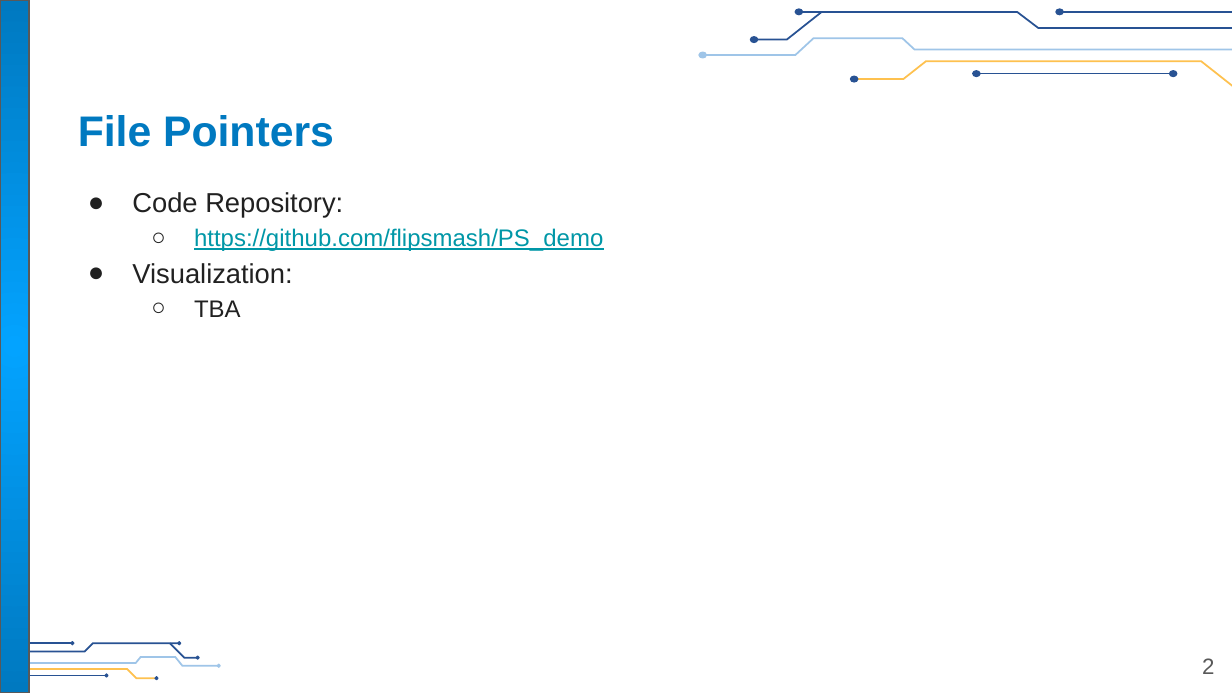
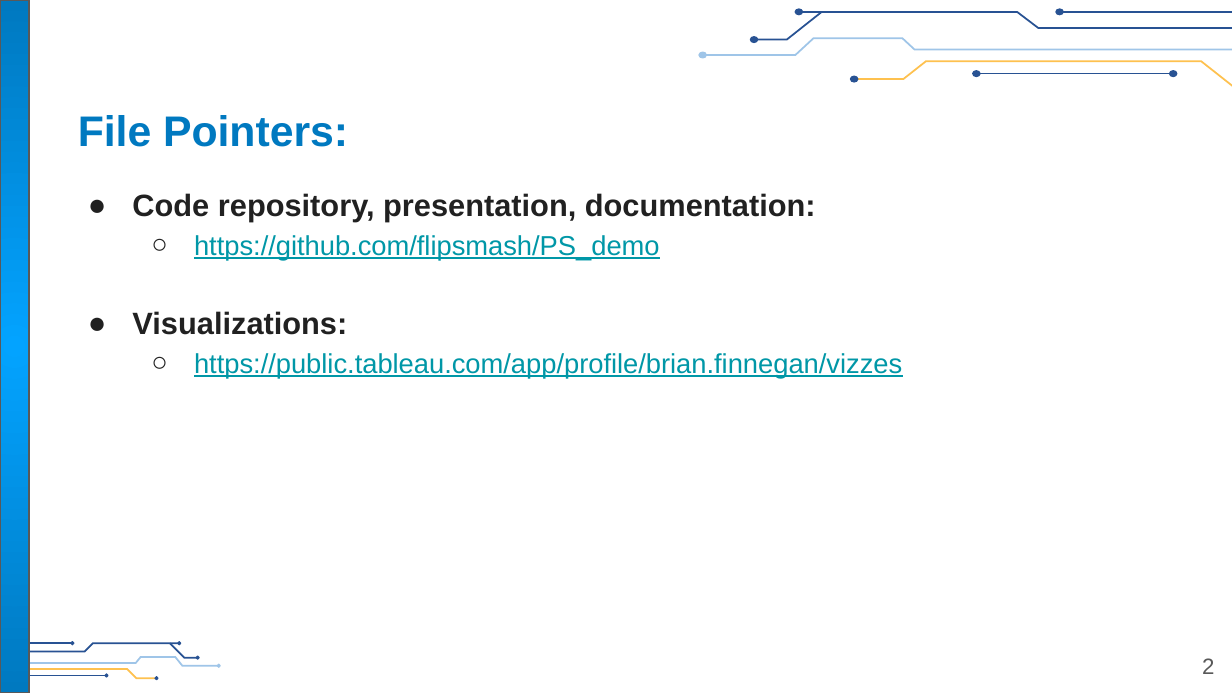
Before and after one commit to flipsmash/PS_demo, a slide deck: slide 2 of Presentation/Finnegan_Sr_Mgr_Learner_Eval&Analytics_Thought_Exercise.pptx. Drawn at 1232x693 pixels with LibreOffice and Linux fonts; fonts in the diff are those of the drawing; background and template pictures are left out. Boxes give left, top, right and bottom in pixels: in the first picture for what was removed or moved away, otherwise in the second. Text is boxed around its words. In the diff, an @@ line names an element or a change of style, - is before the commit and + after.

```diff
--- a/Presentation/Finnegan_Sr_Mgr_Learner_Eval&Analytics_Thought_Exercise.pptx
+++ b/Presentation/Finnegan_Sr_Mgr_Learner_Eval&Analytics_Thought_Exercise.pptx
@@ title at (x1=78, y1=115, x2=348, y2=147): text changed @@
-File Pointers
+File Pointers:
@@ text at (x1=132, y1=193, x2=816, y2=222): text changed; size 16 to 18 pt; bold on @@
-● Code Repository:
+● Code repository, presentation, documentation:
@@ text at (x1=194, y1=235, x2=660, y2=260): size 14 to 16 pt in "https://github.com/flipsmash/PS_demo" @@
@@ text at (x1=132, y1=311, x2=902, y2=378): text changed; text colour #212121 to #0097A7 @@
-● Visualization:
-  ○ TBA
+● Visualizations:
+  ○ https://public.tableau.com/app/profile/brian.finnegan/vizzes
```
Also in this commit, not shown: 2 other slides changed, 4 slides added, 1 slide removed, 14 other files.
